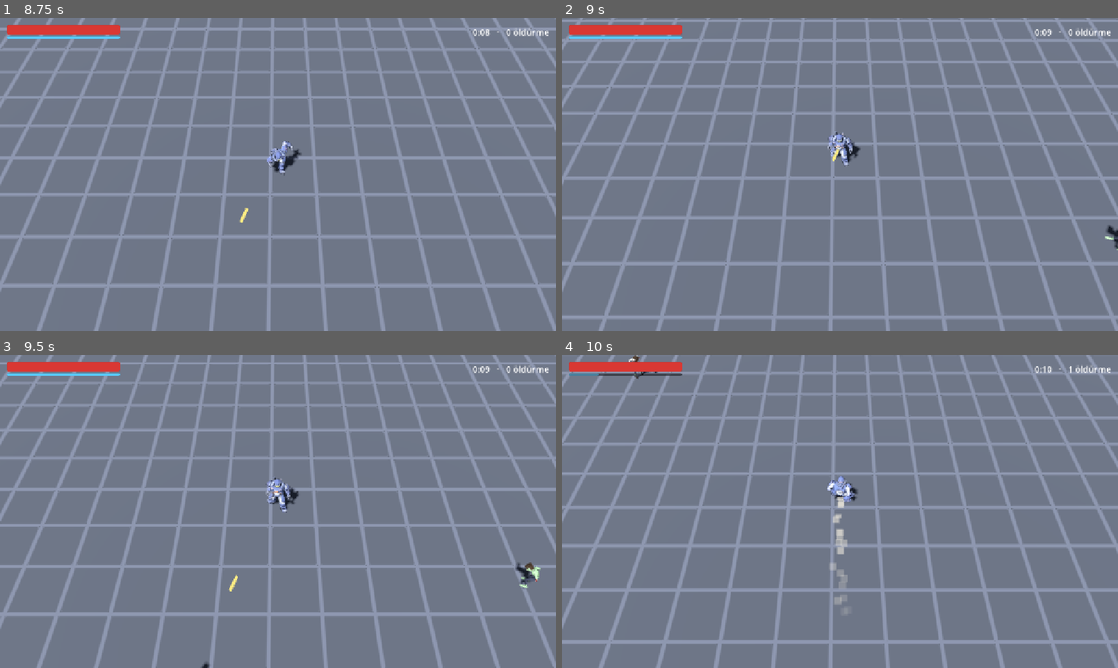
Above: before the commit, frames 1-4 (two rows, left to right).
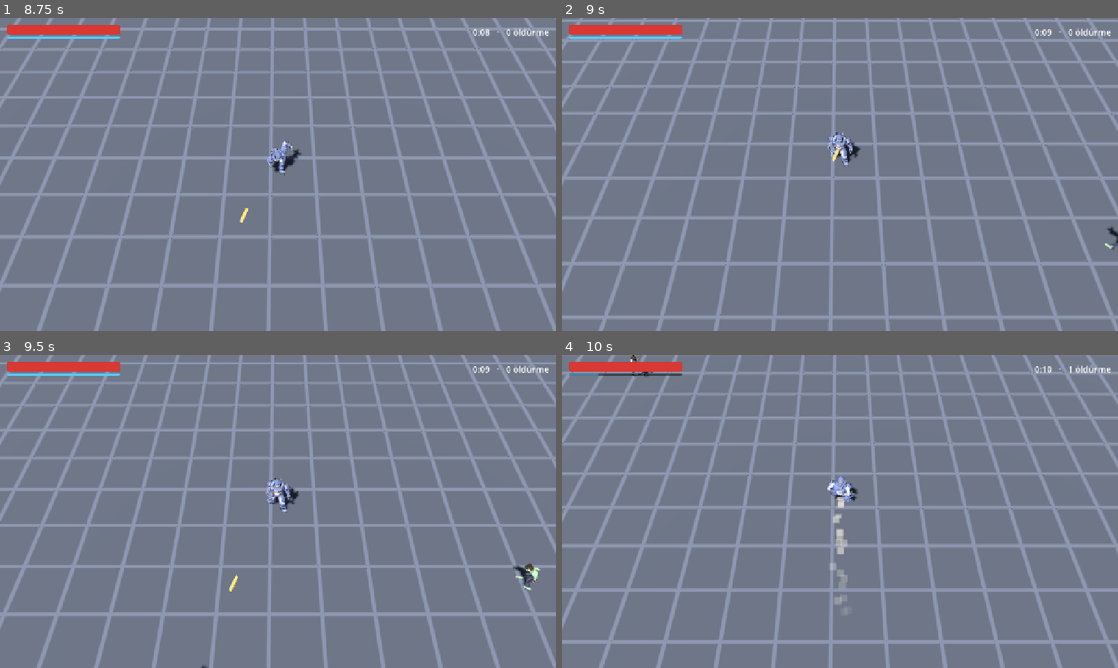
Above: after the commit, the same moments.

Repository: AIVoidLabs/Deadzone-Last-Stand
Game: Godot game, scene res://scenes/main.tscn
Same seed, same stepped clock (60 frames per second), same inputs: the game is played once before the commit and once after it.
Inputs (mouse positions are in pixels of both pictures, inside the frame that each line leads up to):
- Up to frame 1 (8.75 s): tap Enter at 0.5 s; move the mouse to (400, 158) at 0.52 s; hold D (move_right) 0.53-1.25 s; tap Space (dash) at 0.6, 3.6, 6.6 s; click (400, 158) at 0.67 s; drag from (166, 190) to (250, 237) at 1.27 s; move the mouse to (333, 105) at 2.02 s; hold D (move_right) 2.03-2.75 s; tap Alt at 2.1, 5.1, 8.1 s; drag from (250, 237) to (111, 127) at 2.77 s; move the mouse to (444, 221) at 3.52 s; hold A (move_left) 3.53-4.25 s; drag from (111, 127) to (194, 96) at 4.27 s; move the mouse to (305, 174) at 5.02 s; hold S (move_down) 5.03-5.75 s; click (305, 174) at 5.17 s; drag from (194, 96) to (166, 190) at 5.77 s; move the mouse to (400, 158) at 6.52 s; hold W (move_up) 6.53-7.25 s; drag from (166, 190) to (250, 237) at 7.27 s; move the mouse to (333, 105) at 8.02 s; hold S (move_down) from 8.03 s (still down)
- Up to frame 2 (9 s): release S (move_down) at 8.75 s; drag from (812, 237) to (673, 127) at 8.77 s
- Up to frame 3 (9.5 s): no input
- Up to frame 4 (10 s): move the mouse to (1006, 558) at 9.52 s; hold W (move_up) from 9.53 s (still down); tap Space (dash) at 9.6 s; click (1006, 558) at 9.67 s

Frame 1 is identical in both runs. In frame 2, less than 0.1% of the frame differs, in the area x 97-100%, y 66-75%; in frame 3, 0.2%, in the area x 36-98%, y 66-100%; in frame 4, less than 0.1%.

Commit message:
feat: zombi klip seti (4.2) - koddan türetilen yürüyüş ve ölüm çeşitleri, oyunda rastgele yürüyüş
Co-Authored-By: Claude Fable 5.2 <noreply@anthropic.com>

Diff:
--- a/scripts/data/enemy_data.gd
+++ b/scripts/data/enemy_data.gd
@@ -13,7 +13,12 @@
 		"radius": 0.45,
 		"height": 1.6,
 		"color": Color(0.42, 0.6, 0.32),
-		"anim_walk": &"ual2/Zombie_Walk_Fwd",
+		# Klip adları ZombieClipData tablosundan; birden çok varsa zombi başına rastgele biri.
+		"anim_walk": [&"walk_a", &"walk_b", &"walk_c"],
+		"anim_attack": [&"attack"],
+		"anim_stagger": [&"stagger"],
+		"anim_death": [&"death_a", &"death_b", &"death_c"],
+		"anim_spawn": [&"spawn"],
 	},
 }
 
--- /dev/null
+++ b/scripts/data/zombie_clip_data.gd
@@ -0,0 +1,30 @@
+class_name ZombieClipData
+extends RefCounted
+## Zombi klip seti: kütüphane kliplerinden türetme tarifi. Yeni klip = yeni satır.
+## source: "kütüphane/klip". mirror: sağ-sol ayna. reverse: ters oynat.
+## offsets: kemik -> model uzayında ek dönüş (derece; x öne eğme, y sola dönme, z yana yatma).
+## Model +Z'ye bakar; kolu öne kaldırmak için x eksi olur.
+
+const TABLE: Dictionary = {
+	&"idle": {"source": &"ual2/Zombie_Idle"},
+	&"walk_a": {"source": &"ual2/Zombie_Walk_Fwd"},
+	# Kollar öne uzanmış, baş yana düşük.
+	&"walk_b": {"source": &"ual2/Zombie_Walk_Fwd", "offsets": {
+		"RightUpperArm": Vector3(-60.0, 0.0, 0.0),
+		"LeftUpperArm": Vector3(-40.0, 0.0, 0.0),
+		"Head": Vector3(0.0, 0.0, 18.0),
+	}},
+	# Kambur, baş önde, gövde bir yana yatık; ayna alındığı için öbür ayağını sürür.
+	&"walk_c": {"source": &"ual2/Zombie_Walk_Fwd", "mirror": true, "offsets": {
+		"Spine": Vector3(16.0, 0.0, 8.0),
+		"Chest": Vector3(12.0, 0.0, 0.0),
+		"Head": Vector3(-18.0, 0.0, -10.0),
+		"LeftUpperArm": Vector3(15.0, 0.0, 0.0),
+	}},
+	&"attack": {"source": &"ual2/Zombie_Scratch"},
+	&"stagger": {"source": &"ual1/Hit_Chest"},
+	&"death_a": {"source": &"ual1/Death01"},
+	&"death_b": {"source": &"ual1/Death01", "mirror": true},
+	&"death_c": {"source": &"ual2/Hit_Knockback"},
+	&"spawn": {"source": &"ual2/LayToIdle"},
+}
--- a/scripts/debug/zombie_gallery.gd
+++ b/scripts/debug/zombie_gallery.gd
@@ -2,13 +2,15 @@
 ## Zombi galerisi: önde her gövde çeşidi (bekleme), arkada aynıları başka renk şemasıyla (yürüyüş).
 ## Yalnız debug yapıda.
 ## Aç: godot --path . res://scenes/debug/zombie_gallery.tscn [-- --capture=build/shots/zombies.png]
+## Klip seti: ... -- --clips → ZombieClipData tablosundaki her klip bir zombide, adıyla.
 ## Tuşlar: Esc çıkış.
 
 const MODEL: PackedScene = preload("res://assets/models/characters/zombie_walker.glb")
-const LIBRARY_NAME: StringName = &"ual2"
-const LIBRARY: AnimationLibrary = preload("res://assets/models/anim/ual2.glb")
-const FRONT_CLIP: StringName = &"ual2/Zombie_Idle"
-const BACK_CLIP: StringName = &"ual2/Zombie_Walk_Fwd"
+const FRONT_CLIP: StringName = &"idle"
+const BACK_CLIP: StringName = &"walk_a"
+const CLIPS_YAW_DEG: float = 30.0
+const LABEL_OFFSET: Vector3 = Vector3(0.0, 0.1, 1.1)
+const LABEL_PIXEL_SIZE: float = 0.006
 const SPACING: float = 1.3
 const BACK_ROW_Z: float = -3.0
 const BACK_ROW_YAW_DEG: float = 50.0
@@ -21,6 +23,7 @@
 var _capture_path: String = ""
 var _capture_seconds: float = DEFAULT_CAPTURE_SECONDS
 var _time: float = 0.0
+var _show_clips: bool = false
 
 
 func _ready() -> void:
@@ -32,6 +35,12 @@
 			_capture_path = arg.trim_prefix("--capture=")
 		elif arg.begins_with("--capture-seconds="):
 			_capture_seconds = arg.trim_prefix("--capture-seconds=").to_float()
+		elif arg == "--clips":
+			_show_clips = true
+	_add_environment()
+	if _show_clips:
+		_add_clip_row()
+		return
 	var probe: Node3D = MODEL.instantiate() as Node3D
 	var variants: int = ZombieLook.variant_count(probe)
 	probe.free()
@@ -40,7 +49,20 @@
 		_add_zombie(i, i, Vector3(x, 0.0, 0.0), 0.0, FRONT_CLIP)
 		# Arka sıra: aynı gövdeler, paletin öbür yarısındaki (koyu) şemalarla.
 		_add_zombie(i, i + 8, Vector3(x, 0.0, BACK_ROW_Z), BACK_ROW_YAW_DEG, BACK_CLIP)
-	_add_environment()
+
+
+func _add_clip_row() -> void:
+	var clips: Array = ZombieClipData.TABLE.keys()
+	for i: int in clips.size():
+		var at: Vector3 = Vector3((i - (clips.size() - 1) * 0.5) * SPACING, 0.0, 0.0)
+		_add_zombie(i, i * 3, at, CLIPS_YAW_DEG, clips[i])
+		var label: Label3D = Label3D.new()
+		label.text = String(clips[i])
+		label.pixel_size = LABEL_PIXEL_SIZE
+		label.billboard = BaseMaterial3D.BILLBOARD_ENABLED
+		label.no_depth_test = true
+		label.position = at + LABEL_OFFSET
+		add_child(label)
 
 
 func _process(delta: float) -> void:
@@ -69,9 +91,14 @@
 	add_child(model)
 	var player: AnimationPlayer = AnimationPlayer.new()
 	model.add_child(player)
-	player.add_animation_library(LIBRARY_NAME, LIBRARY)
-	player.play(clip)
-	player.seek(variant * 0.37)
+	var skeleton: Skeleton3D = model.find_child("GeneralSkeleton", true, false) as Skeleton3D
+	player.add_animation_library(ZombieClips.LIBRARY_NAME, ZombieClips.library(skeleton))
+	var full: StringName = ZombieClips.full_name(clip)
+	player.play(full)
+	# Döngüsüz klipler bitince baştan oynasın ki önizlemede hep hareket olsun.
+	player.animation_finished.connect(func(_finished: StringName) -> void: player.play(full))
+	if not _show_clips:
+		player.seek(variant * 0.37)
 
 
 func _add_environment() -> void:
--- /dev/null
+++ b/scripts/enemies/zombie_clips.gd
@@ -0,0 +1,105 @@
+class_name ZombieClips
+extends RefCounted
+## ZombieClipData tablosundan "zombie" animasyon kütüphanesini bir kez üretir; tüm zombiler paylaşır.
+
+const LIBRARY_NAME: StringName = &"zombie"
+const SOURCES: Dictionary = {
+	&"ual1": preload("res://assets/models/anim/ual1.glb"),
+	&"ual2": preload("res://assets/models/anim/ual2.glb"),
+}
+
+static var _library: AnimationLibrary
+
+
+## "zombie/klip" biçiminde tam ad.
+static func full_name(clip: StringName) -> StringName:
+	return StringName("%s/%s" % [LIBRARY_NAME, clip])
+
+
+## skeleton: ek dönüşleri model uzayında uygulamak için dinlenme pozu kaynağı.
+static func library(skeleton: Skeleton3D) -> AnimationLibrary:
+	if _library == null:
+		_library = AnimationLibrary.new()
+		for clip: StringName in ZombieClipData.TABLE:
+			_library.add_animation(clip, _derive(ZombieClipData.TABLE[clip], skeleton))
+	return _library
+
+
+static func _derive(row: Dictionary, skeleton: Skeleton3D) -> Animation:
+	var parts: PackedStringArray = String(row["source"]).split("/")
+	var source: Animation = (SOURCES[StringName(parts[0])] as AnimationLibrary).get_animation(StringName(parts[1]))
+	assert(source != null, "Klip bulunamadı: %s" % row["source"])
+	if not (row.get("mirror", false) or row.get("reverse", false) or row.has("offsets")):
+		return source
+	var clip: Animation = source.duplicate(true) as Animation
+	if row.get("mirror", false):
+		_mirror(clip, source)
+	if row.has("offsets"):
+		_apply_offsets(clip, row["offsets"], skeleton)
+	if row.get("reverse", false):
+		_reverse(clip)
+	return clip
+
+
+static func _bone_of(clip: Animation, track: int) -> String:
+	return String(clip.track_get_path(track).get_concatenated_subnames())
+
+
+static func _is_bone_track(clip: Animation, track: int) -> bool:
+	var type: Animation.TrackType = clip.track_get_type(track)
+	return type == Animation.TYPE_ROTATION_3D or type == Animation.TYPE_POSITION_3D
+
+
+static func _clear(clip: Animation, track: int) -> void:
+	while clip.track_get_key_count(track) > 0:
+		clip.track_remove_key(track, 0)
+
+
+## Her kemiğin anahtarlarını karşı taraftaki kemiğin aynalanmış anahtarlarıyla değiştirir.
+static func _mirror(clip: Animation, source: Animation) -> void:
+	var by_bone: Dictionary = {}
+	for track: int in source.get_track_count():
+		by_bone[[_bone_of(source, track), source.track_get_type(track)]] = track
+	for track: int in clip.get_track_count():
+		if not _is_bone_track(clip, track):
+			continue
+		var type: Animation.TrackType = clip.track_get_type(track)
+		var other: int = by_bone.get([AnimDerive.mirror_bone_name(_bone_of(clip, track)), type], -1)
+		if other < 0:
+			continue
+		_clear(clip, track)
+		for key: int in source.track_get_key_count(other):
+			var value: Variant = source.track_get_key_value(other, key)
+			if type == Animation.TYPE_ROTATION_3D:
+				value = AnimDerive.mirror_rotation(value as Quaternion)
+			else:
+				value = AnimDerive.mirror_position(value as Vector3)
+			clip.track_insert_key(track, source.track_get_key_time(other, key), value)
+
+
+static func _apply_offsets(clip: Animation, offsets: Dictionary, skeleton: Skeleton3D) -> void:
+	for track: int in clip.get_track_count():
+		if clip.track_get_type(track) != Animation.TYPE_ROTATION_3D:
+			continue
+		var bone_name: String = _bone_of(clip, track)
+		if not offsets.has(bone_name):
+			continue
+		var parent: int = skeleton.get_bone_parent(skeleton.find_bone(bone_name))
+		var parent_global: Quaternion = Quaternion.IDENTITY
+		if parent >= 0:
+			parent_global = skeleton.get_bone_global_rest(parent).basis.get_rotation_quaternion()
+		var offset: Quaternion = AnimDerive.offset_from_degrees(offsets[bone_name])
+		for key: int in clip.track_get_key_count(track):
+			var local: Quaternion = clip.track_get_key_value(track, key)
+			clip.track_set_key_value(track, key, AnimDerive.offset_rotation(local, parent_global, offset))
+
+
+static func _reverse(clip: Animation) -> void:
+	for track: int in clip.get_track_count():
+		var keys: Array = []
+		for key: int in clip.track_get_key_count(track):
+			var time: float = AnimDerive.reversed_time(clip.track_get_key_time(track, key), clip.length)
+			keys.append([time, clip.track_get_key_value(track, key)])
+		_clear(clip, track)
+		for entry: Array in keys:
+			clip.track_insert_key(track, entry[0], entry[1])
--- a/scripts/enemies/zombie_visual.gd
+++ b/scripts/enemies/zombie_visual.gd
@@ -5,8 +5,6 @@
 
 const FLASH_SHADER: Shader = preload("res://assets/shaders/flash_lit.gdshader")
 const MODEL: PackedScene = preload("res://assets/models/characters/zombie_walker.glb")
-const ANIM_LIBRARY_NAME: StringName = &"ual2"
-const ANIM_LIBRARY: AnimationLibrary = preload("res://assets/models/anim/ual2.glb")
 const BOX_WIDTH_FACTOR: float = 1.6
 
 static var _box_meshes: Dictionary = {}
@@ -14,7 +12,7 @@
 
 var _meshes: Array[MeshInstance3D] = []
 var _animation: AnimationPlayer
-var _walk_clip: StringName
+var _walk_clips: Array = []
 var _flash_left: float = 0.0
 
 
@@ -73,7 +71,8 @@
 	_meshes.append(ZombieLook.apply_random(model))
 	_animation = AnimationPlayer.new()
 	model.add_child(_animation)
-	_animation.add_animation_library(ANIM_LIBRARY_NAME, ANIM_LIBRARY)
+	var skeleton: Skeleton3D = model.find_child("GeneralSkeleton", true, false) as Skeleton3D
+	_animation.add_animation_library(ZombieClips.LIBRARY_NAME, ZombieClips.library(skeleton))
 
 
 func _build_box() -> void:
@@ -92,16 +91,16 @@
 		return
 	var size: float = randf_range(1.0 - Tuning.ZOMBIE_SCALE_VARIANCE, 1.0 + Tuning.ZOMBIE_SCALE_VARIANCE)
 	scale = Vector3.ONE * (size * height / Tuning.CHARACTER_MODEL_HEIGHT)
-	_walk_clip = row["anim_walk"]
+	_walk_clips = row["anim_walk"]
 
 
 ## Yürüyüşü rastgele bir kareden ve biraz farklı hızda başlatır; sürü aynı adımda yürümez.
 func _start_walk() -> void:
-	if _animation == null or _walk_clip == &"":
+	if _animation == null or _walk_clips.is_empty():
 		return
 	var variance: float = Tuning.ZOMBIE_ANIM_SPEED_VARIANCE
 	_animation.speed_scale = randf_range(1.0 - variance, 1.0 + variance)
-	_animation.play(_walk_clip)
+	_animation.play(ZombieClips.full_name(_walk_clips.pick_random()))
 	_animation.seek(randf() * _animation.current_animation_length)
 
 
--- /dev/null
+++ b/scripts/game/anim_derive.gd
@@ -0,0 +1,40 @@
+class_name AnimDerive
+extends RefCounted
+## Mevcut kliplerden yeni klip türetmenin saf hesapları: ayna, model uzayında ek dönüş, ters çevirme.
+## Model +Z'ye bakar, +Y yukarı, +X modelin solu; iskelet sağ-sol simetrik varsayılır.
+
+const LEFT: String = "Left"
+const RIGHT: String = "Right"
+
+
+## Yerel dönüşün YZ düzlemine göre aynası (karşı taraftaki kemiğe yazılır).
+static func mirror_rotation(rotation: Quaternion) -> Quaternion:
+	return Quaternion(rotation.x, -rotation.y, -rotation.z, rotation.w)
+
+
+static func mirror_position(position: Vector3) -> Vector3:
+	return Vector3(-position.x, position.y, position.z)
+
+
+## "LeftHand" <-> "RightHand"; ortadaki kemikler aynı kalır.
+static func mirror_bone_name(bone: String) -> String:
+	if bone.begins_with(LEFT):
+		return RIGHT + bone.trim_prefix(LEFT)
+	if bone.begins_with(RIGHT):
+		return LEFT + bone.trim_prefix(RIGHT)
+	return bone
+
+
+## Kemiğe model uzayında tanımlı bir ek dönüş uygular. parent_global: ebeveynin model uzayındaki dönüşü.
+static func offset_rotation(local: Quaternion, parent_global: Quaternion, offset_global: Quaternion) -> Quaternion:
+	return (parent_global.inverse() * offset_global * parent_global * local).normalized()
+
+
+## Derece cinsinden (x, y, z) model uzayı açılarından dönüş.
+static func offset_from_degrees(degrees: Vector3) -> Quaternion:
+	return Quaternion.from_euler(Vector3(deg_to_rad(degrees.x), deg_to_rad(degrees.y), deg_to_rad(degrees.z)))
+
+
+## Klip ters oynatılırken anahtarın yeni zamanı.
+static func reversed_time(time: float, length: float) -> float:
+	return clampf(length - time, 0.0, length)
--- /dev/null
+++ b/tests/test_anim_derive.gd
@@ -0,0 +1,51 @@
+extends GutTest
+
+const EPSILON: float = 0.0001
+
+
+func _assert_same_rotation(a: Quaternion, b: Quaternion) -> void:
+	assert_almost_eq(absf(a.dot(b)), 1.0, EPSILON)
+
+
+func test_mirror_bone_name_swaps_sides_only() -> void:
+	assert_eq(AnimDerive.mirror_bone_name("LeftUpperArm"), "RightUpperArm")
+	assert_eq(AnimDerive.mirror_bone_name("RightFoot"), "LeftFoot")
+	assert_eq(AnimDerive.mirror_bone_name("Spine"), "Spine")
+
+
+func test_mirror_rotation_keeps_pitch_and_flips_yaw_and_roll() -> void:
+	var pitch: Quaternion = Quaternion(Vector3.RIGHT, 0.6)
+	_assert_same_rotation(AnimDerive.mirror_rotation(pitch), pitch)
+	var yaw: Quaternion = Quaternion(Vector3.UP, 0.6)
+	_assert_same_rotation(AnimDerive.mirror_rotation(yaw), Quaternion(Vector3.UP, -0.6))
+	var roll: Quaternion = Quaternion(Vector3.BACK, 0.6)
+	_assert_same_rotation(AnimDerive.mirror_rotation(roll), Quaternion(Vector3.BACK, -0.6))
+
+
+func test_mirror_twice_is_identity() -> void:
+	var rotation: Quaternion = Quaternion(Vector3(0.3, -0.5, 0.8).normalized(), 1.1)
+	_assert_same_rotation(AnimDerive.mirror_rotation(AnimDerive.mirror_rotation(rotation)), rotation)
+	var position: Vector3 = Vector3(0.4, 1.0, -0.2)
+	assert_eq(AnimDerive.mirror_position(AnimDerive.mirror_position(position)), position)
+	assert_eq(AnimDerive.mirror_position(position).x, -position.x)
+
+
+func test_offset_is_applied_in_model_space() -> void:
+	# Ebeveyn 90 derece yana dönük olsa da ek dönüş model eksenine göre uygulanmalı.
+	var parent: Quaternion = Quaternion(Vector3.UP, PI * 0.5)
+	var local: Quaternion = Quaternion(Vector3.BACK, 0.4)
+	var offset: Quaternion = AnimDerive.offset_from_degrees(Vector3(30.0, 0.0, 0.0))
+	var result: Quaternion = AnimDerive.offset_rotation(local, parent, offset)
+	_assert_same_rotation(parent * result, offset * parent * local)
+
+
+func test_zero_offset_changes_nothing() -> void:
+	var parent: Quaternion = Quaternion(Vector3(1.0, 1.0, 0.0).normalized(), 0.7)
+	var local: Quaternion = Quaternion(Vector3.RIGHT, 0.2)
+	_assert_same_rotation(AnimDerive.offset_rotation(local, parent, AnimDerive.offset_from_degrees(Vector3.ZERO)), local)
+
+
+func test_reversed_time_maps_ends() -> void:
+	assert_almost_eq(AnimDerive.reversed_time(0.0, 2.0), 2.0, EPSILON)
+	assert_almost_eq(AnimDerive.reversed_time(2.0, 2.0), 0.0, EPSILON)
+	assert_almost_eq(AnimDerive.reversed_time(0.5, 2.0), 1.5, EPSILON)
Not shown, added: scripts/data/zombie_clip_data.gd.uid
Not shown, added: scripts/enemies/zombie_clips.gd.uid
Not shown, added: scripts/game/anim_derive.gd.uid
Not shown, added: tests/test_anim_derive.gd.uid
Not shown, changed: CLAUDE.md
Not shown, changed: docs/PROGRESS.md
Not shown, changed: docs/TECH.md
